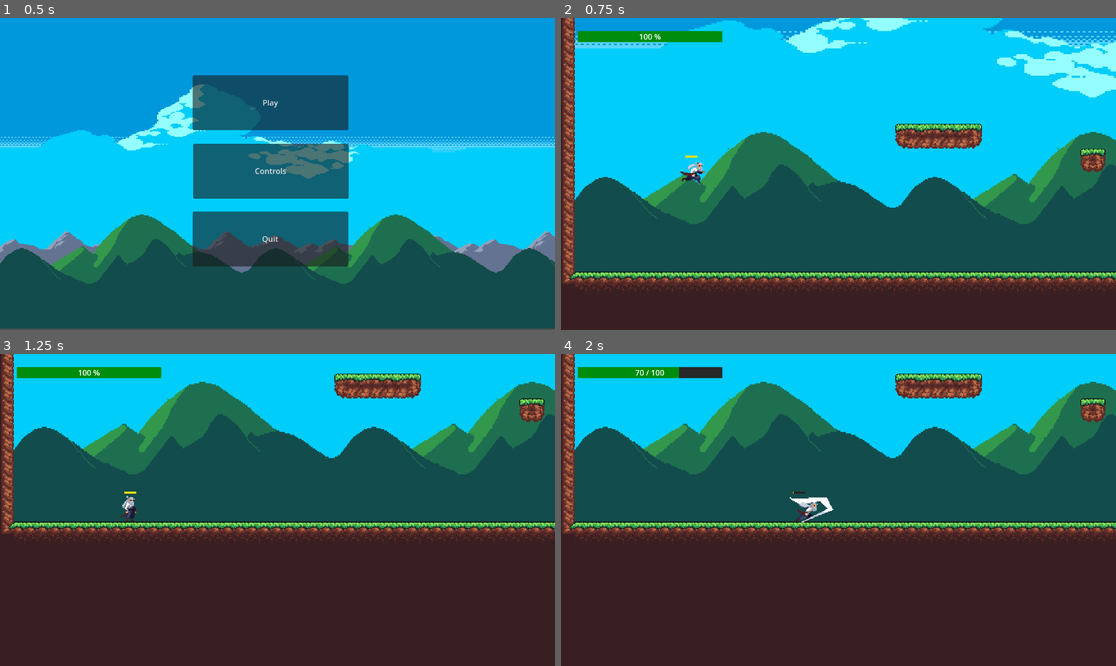
Above: before the commit, frames 1-4 (two rows, left to right).
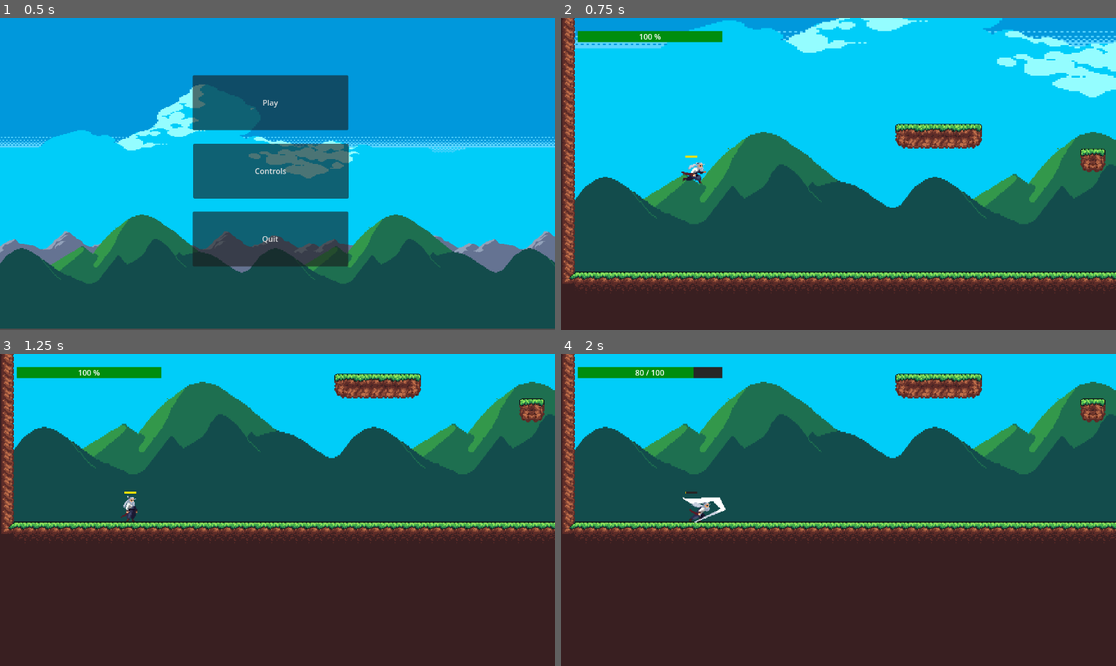
Above: after the commit, the same moments.

Repository: lukaszavadil1/AK8POGame
Game: Godot game, scene res://Scenes/Main.tscn
The game is run twice, just before and just after one commit, with the same random seed, the same clock (stepped at 60 frames per second) and the same inputs.
Inputs:
- Up to frame 1 (0.5 s): no input
- Up to frame 2 (0.75 s): click "Play" at 0.5 s
- Up to frame 3 (1.25 s): no input
- Up to frame 4 (2 s): tap Enter at 1.25 s; hold Right (ui_right) from 1.28 s (still down); tap Space (ui_accept) at 1.35, 1.52, 1.82 s

Frame 1 is identical in both runs. In frame 2, less than 0.1% of the frame differs, in the area x 21-27%, y 46-54%; in frame 3, less than 0.1%; in frame 4, 0.7%, in the area x 13-50%, y 4-55%.

Commit message:
Integrated the hurt animation to enemy and self damage

Diff:
--- a/src/Enemies/Enemy1.tscn
+++ b/src/Enemies/Enemy1.tscn
@@ -400,6 +400,7 @@
 width = 20
 
 [sub_resource type="RectangleShape2D" id="RectangleShape2D_2y2af"]
+size = Vector2(29, 20)
 
 [node name="Enemy1" type="CharacterBody2D"]
 
@@ -428,5 +429,5 @@
 monitoring = false
 
 [node name="CollisionShape2D" type="CollisionShape2D" parent="AttackAreaEnemy"]
-position = Vector2(20, 23)
+position = Vector2(22.5, 23)
 shape = SubResource("RectangleShape2D_2y2af")
--- a/src/Enemies/enemy_1.gd
+++ b/src/Enemies/enemy_1.gd
@@ -13,8 +13,8 @@
 @export var speed: float = 80.0
 @export var patrol_distance: float = 100.0
 @export var chase_range: float = 200.0
-@export var attack_range: float = 40.0
-@export var attack_damage: int = 10
+@export var attack_range: float = 30.0
+@export var attack_damage: int = 20
 @export var attack_cooldown: float = 1.2
 
 var patrol_origin: Vector2
--- a/src/Player/Player.tscn
+++ b/src/Player/Player.tscn
@@ -8,7 +8,7 @@
 [ext_resource type="PackedScene" uid="uid://iyi7pe1kawk" path="res://Utils/StaminaBar.tscn" id="6_6ysni"]
 
 [sub_resource type="CapsuleShape2D" id="CapsuleShape2D_q3lat"]
-radius = 5.0
+radius = 6.0
 height = 32.0
 
 [sub_resource type="AtlasTexture" id="AtlasTexture_tok1r"]
@@ -442,7 +442,7 @@
 shape = SubResource("CapsuleShape2D_q3lat")
 
 [node name="PlayerAnimatedSprite" type="AnimatedSprite2D" parent="."]
-position = Vector2(-2, -18)
+position = Vector2(-1, -18)
 sprite_frames = SubResource("SpriteFrames_0j2ni")
 animation = &"Hurt"
 frame = 1
--- a/src/Player/PlayerStats.gd
+++ b/src/Player/PlayerStats.gd
@@ -5,7 +5,7 @@
 var stamina := 16.0
 var base_stamina := 16.0
 var attack := 10.0
-var upgrade_points := 10
+var upgrade_points := 0
 
 func reset():
 	base_health = 100.0
@@ -13,7 +13,7 @@
 	base_stamina = 16.0
 	stamina = base_stamina
 	attack = 10.0
-	upgrade_points = 10
+	upgrade_points = 0
 
 
 func add_points(points: int) -> void:
--- a/src/Player/player.gd
+++ b/src/Player/player.gd
@@ -10,8 +10,8 @@
 const ATTACK_AREA_OFFSET_X = 32
 
 # Nodes
-@onready var player_animation = $PlayerAnimation
-@onready var player_sprite = $PlayerAnimatedSprite
+@onready var anim = $PlayerAnimation
+@onready var sprite = $PlayerAnimatedSprite
 @onready var stamina_bar = $Camera2D/StaminaBarUI
 @onready var attack_area = $AttackArea
 @onready var health_bar = $"../HealthBarUI"
@@ -19,12 +19,13 @@
 # States
 var is_attacking = false
 var is_jumping = false
-
+var is_hurt = false
+var take_self_damage = false
 
 func _ready() -> void:
 	PlayerStats.health = PlayerStats.base_health
 	PlayerStats.stamina = PlayerStats.base_stamina
-	player_animation.animation_finished.connect(_on_animation_finished)
+	anim.animation_finished.connect(_on_animation_finished)
 
 func _process(delta: float) -> void:
 	regenerate_stamina(delta)
@@ -38,26 +39,26 @@
 func apply_gravity(delta: float) -> void:
 	var was_jumping = not is_on_floor()
 
-	if not is_on_floor():
+	if was_jumping:
 		velocity += get_gravity() * delta
 
 	if was_jumping and is_on_floor():
 		is_jumping = false
 
 func handle_movement() -> void:
-	if is_attacking:
+	if is_attacking or is_hurt:
 		return
 
 	var direction := Input.get_axis("ui_left", "ui_right")
 	handle_horizontal_movement(direction)
 	handle_jump()
-	update_movement_animation(direction)
+	handle_movement_animation(direction)
 
 func handle_horizontal_movement(direction: float) -> void:
 	if direction:
 		velocity.x = direction * SPEED
-		player_sprite.flip_h = direction < 0
-		attack_area.position.x = ATTACK_AREA_OFFSET_X * (-1 if player_sprite.flip_h else 1)
+		sprite.flip_h = direction < 0
+		attack_area.position.x = ATTACK_AREA_OFFSET_X * (-1 if sprite.flip_h else 1)
 	else:
 		velocity.x = move_toward(velocity.x, 0, SPEED)
 
@@ -66,29 +67,32 @@
 		velocity.y = JUMP_VELOCITY
 		is_jumping = true
 
-func update_movement_animation(direction: float) -> void:
+func handle_movement_animation(direction: float) -> void:
 	if direction != 0 or not is_on_floor():
-		player_animation.play("Run")
+		anim.play("Run")
 	else:
-		player_animation.play("Idle")
+		anim.play("Idle")
 
 func handle_attack() -> void:
-	if Input.is_action_just_pressed("ui_accept") and can_attack() and not is_attacking:
+	if Input.is_action_just_pressed("ui_accept") and can_attack():
 		consume_stamina(ATTACK_COST)
 		is_attacking = true
-		player_animation.play("Attack")
 		perform_attack()
 
-
 func perform_attack() -> void:
+	anim.play("Attack")
+	var hit = false
 	for body in attack_area.get_overlapping_bodies():
 		if body.has_method("take_damage"):
 			body.take_damage(PlayerStats.attack)
+			hit = true
 			return
-	lose_health(PlayerStats.attack)
+	# Real samurai needs to be precise
+	if not hit:
+		take_self_damage = true
 
 func can_attack() -> bool:
-	return PlayerStats.stamina >= ATTACK_COST
+	return (PlayerStats.stamina >= ATTACK_COST) and not is_attacking
 
 func consume_stamina(amount: float) -> void:
 	PlayerStats.stamina = max(PlayerStats.stamina - amount, 0)
@@ -103,12 +107,26 @@
 	match anim_name:
 		"Attack":
 			is_attacking = false
+			is_hurt = false
+			if take_self_damage:
+				take_self_damage = false
+				lose_health(PlayerStats.attack)
+		"Hurt":
+			is_hurt = false
+			is_attacking = false
 
 func lose_health(amount: float) -> void:
+	if is_hurt or is_attacking:
+		return
+
 	PlayerStats.health = max(PlayerStats.health - amount, 0)
 	health_bar.update_health(PlayerStats.health, PlayerStats.base_health)
+
 	if PlayerStats.health <= 0:
 		die()
+	else:
+		is_hurt = true
+		anim.play("Hurt")
 
 func die() -> void:
 	PlayerStats.reset()
